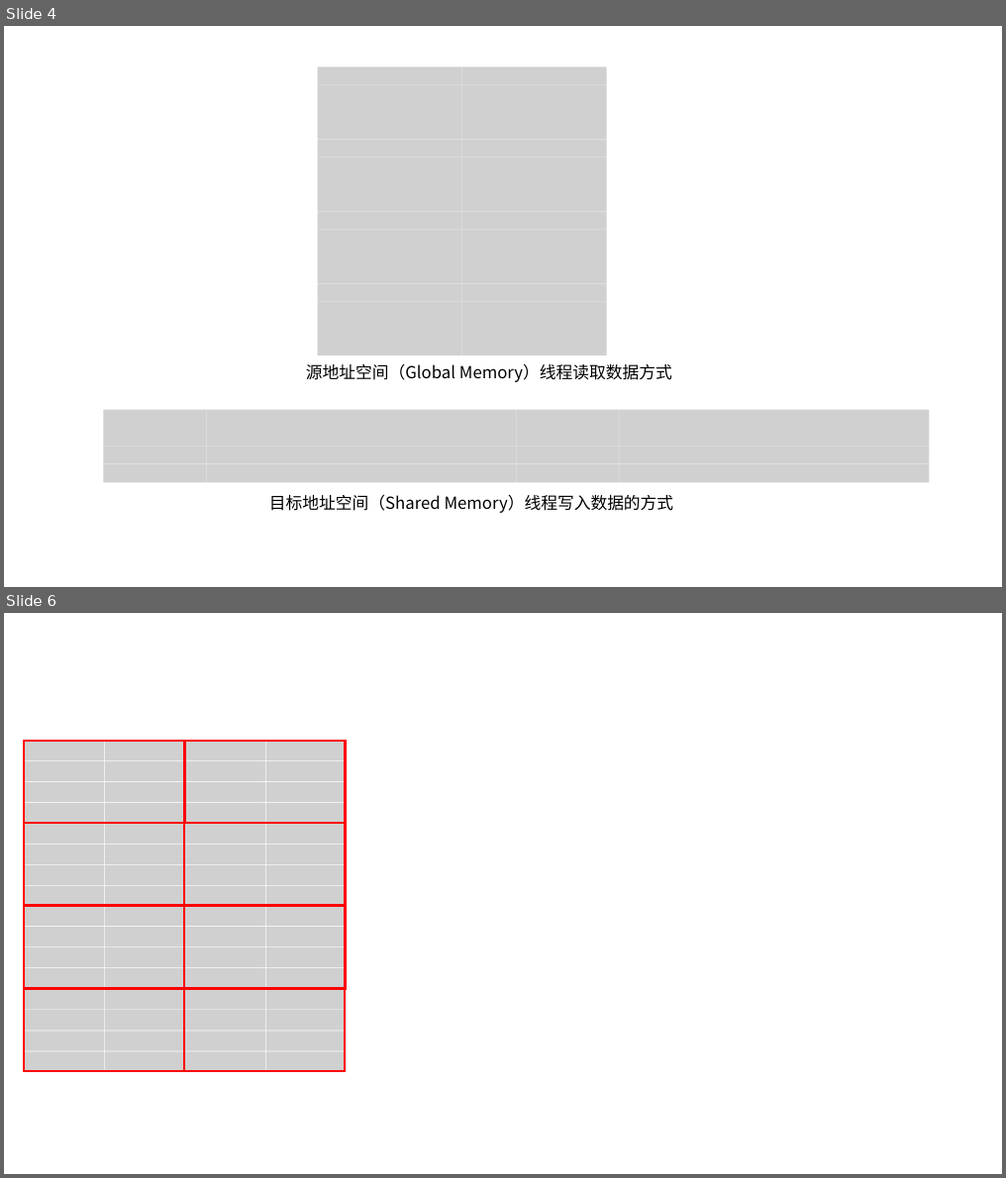
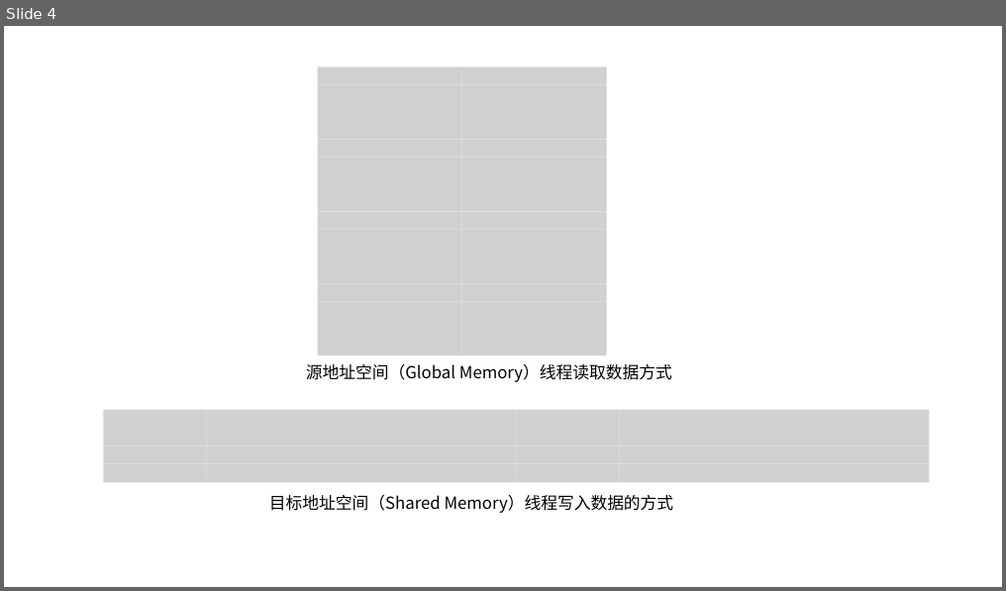
Before and after one commit to lcy-seso/DLFrameworkTest, a slide deck: Cuda/cute/swizzle/figures/swizzle.pptx. Shown one above the other, each under a label of ours: slides 4 and 6 before the commit, slide 4 after it; the slides between them are not shown. The pictures are 1006x1178 and 1006x591 pixels, drawn with LibreOffice and Linux fonts; fonts in the diff are those of the drawing; grey boxes stand for pictures. Boxes give left, top, right and bottom in pixels: in the first picture for what was removed or moved away, otherwise in the second. Text is boxed around its words. In the diff, an @@ line names an element or a change of style, - is before the commit and + after.

```diff
--- a/Cuda/cute/swizzle/figures/swizzle.pptx
+++ b/Cuda/cute/swizzle/figures/swizzle.pptx
@@ slide 6 removed at [4, 613, 1002, 1174], background #FFFFFF @@
@@ group removed at [24, 741, 185, 906]: 16 pictures, 2 rectangles @@
@@ group removed at [184, 741, 347, 906]: 16 pictures, 2 rectangles @@
@@ group removed at [24, 906, 185, 1072]: 16 pictures, 2 rectangles @@
@@ group removed at [184, 906, 347, 1072]: 16 pictures, 2 rectangles @@
```
Also in this commit, not shown: 2 slides added, 3 other files.
